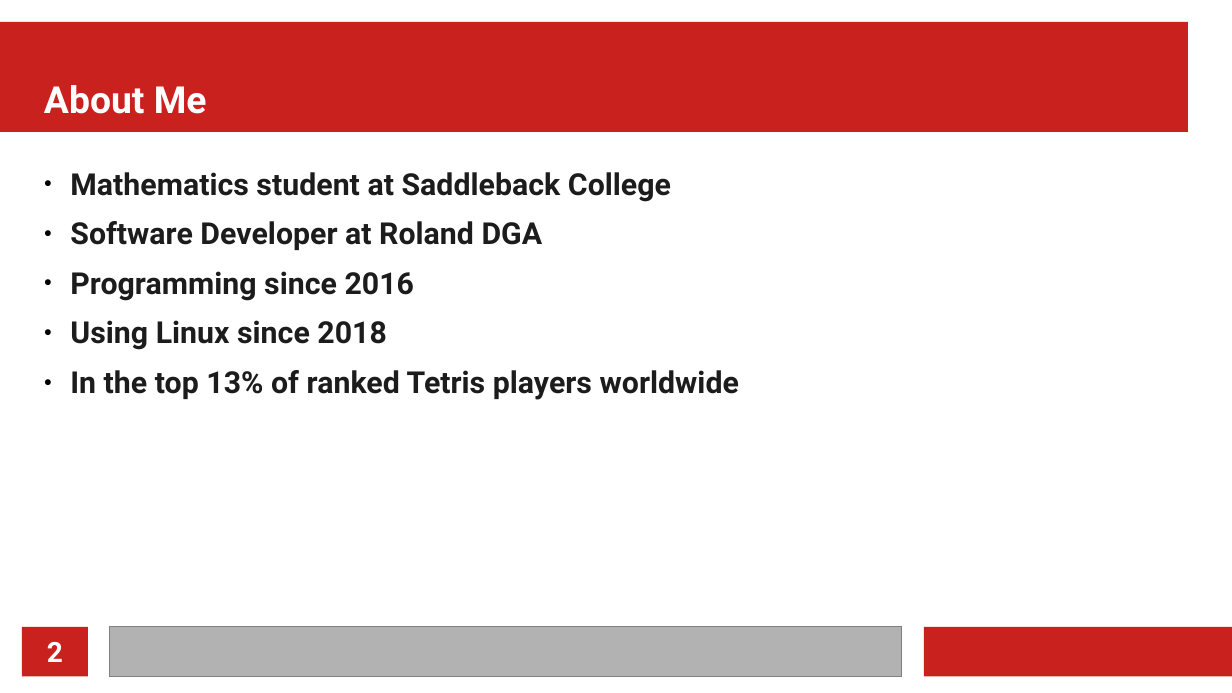
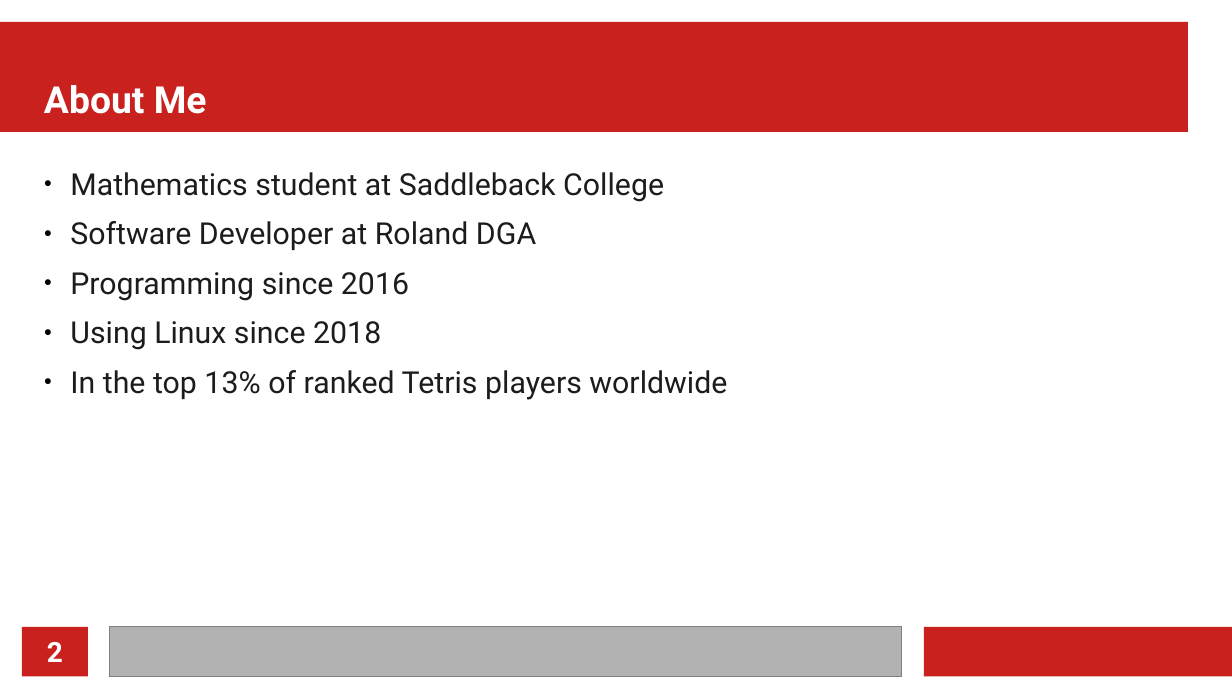
Before and after one commit to MarkusG/UCI-Slides, a slide deck: slide 2 of CLI.odp. Drawn at 1232x693 pixels with LibreOffice and Linux fonts; fonts in the diff are those of the drawing. Boxes give left, top, right and bottom in pixels: in the first picture for what was removed or moved away, otherwise in the second. Text is boxed around its words. In the diff, an @@ line names an element or a change of style, - is before the commit and + after.

```diff
--- a/CLI.odp
+++ b/CLI.odp
@@ text "Mathematics student at Saddleback College" at box(70, 172, 727, 400): bold off @@
```
Also in this commit, not shown: 3 other slides changed, 6 slides added, 1 other file.
